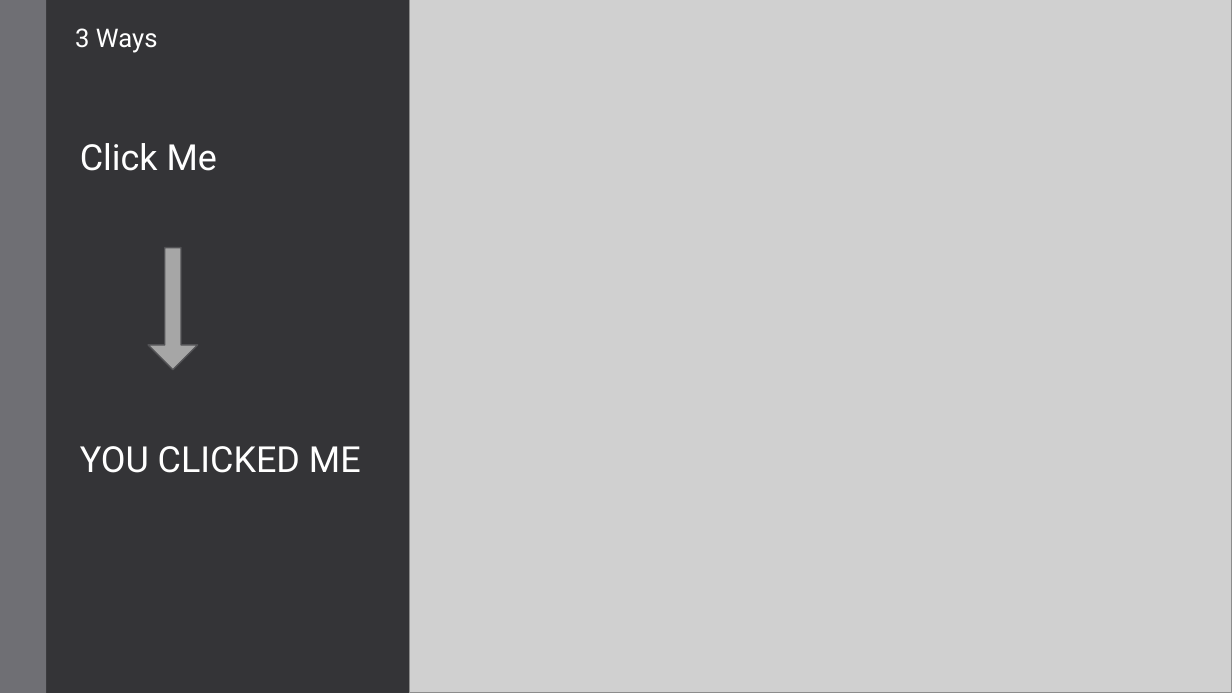
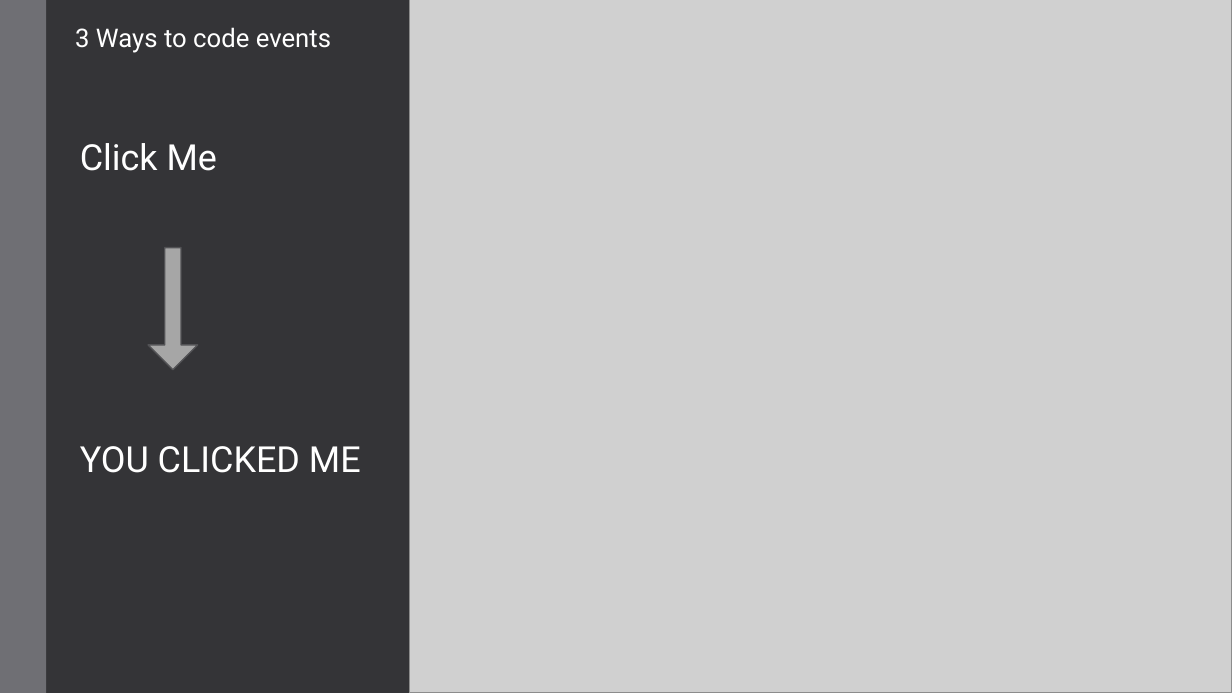
Before and after one commit to Cook-Amy/Cook-Amy.github.io, a slide deck: slide 14 of Teaching/jsEvents/JavaScript Events Demo.pptx (slide 12 before the commit). Drawn at 1232x693 pixels with LibreOffice and Linux fonts; fonts in the diff are those of the drawing; grey boxes stand for pictures. Boxes give left, top, right and bottom in pixels: in the first picture for what was removed or moved away, otherwise in the second. Text is boxed around its words. In the diff, an @@ line names an element or a change of style, - is before the commit and + after.

```diff
--- a/Teaching/jsEvents/JavaScript Events Demo.pptx
+++ b/Teaching/jsEvents/JavaScript Events Demo.pptx
@@ text at <box>75,27,331,53</box>: text changed @@
-3 Ways
+3 Ways to code events
```
Also in this commit, not shown: 2 other slides changed, 4 slides added, 1 slide removed, 3 other files.
